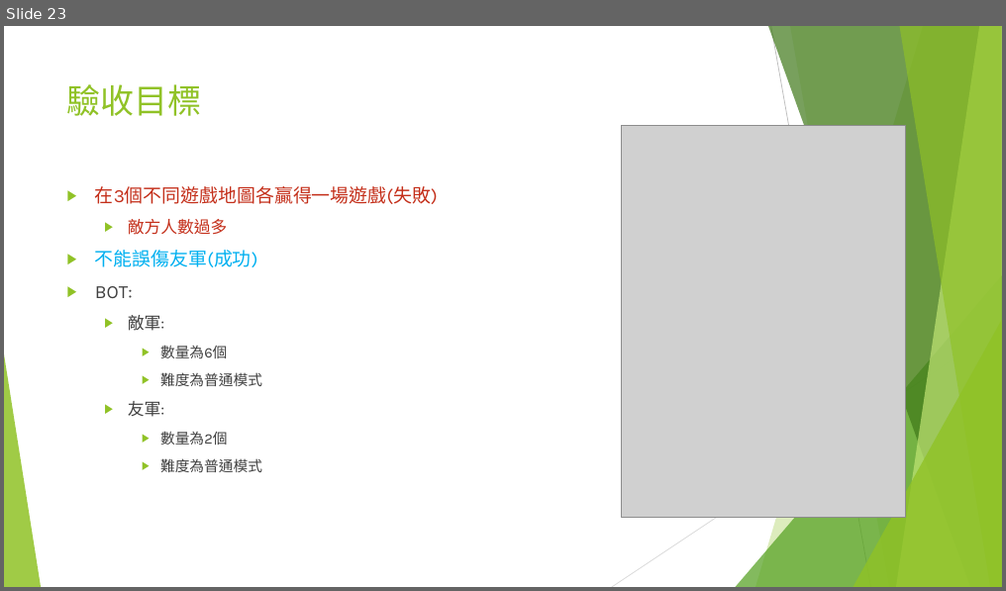
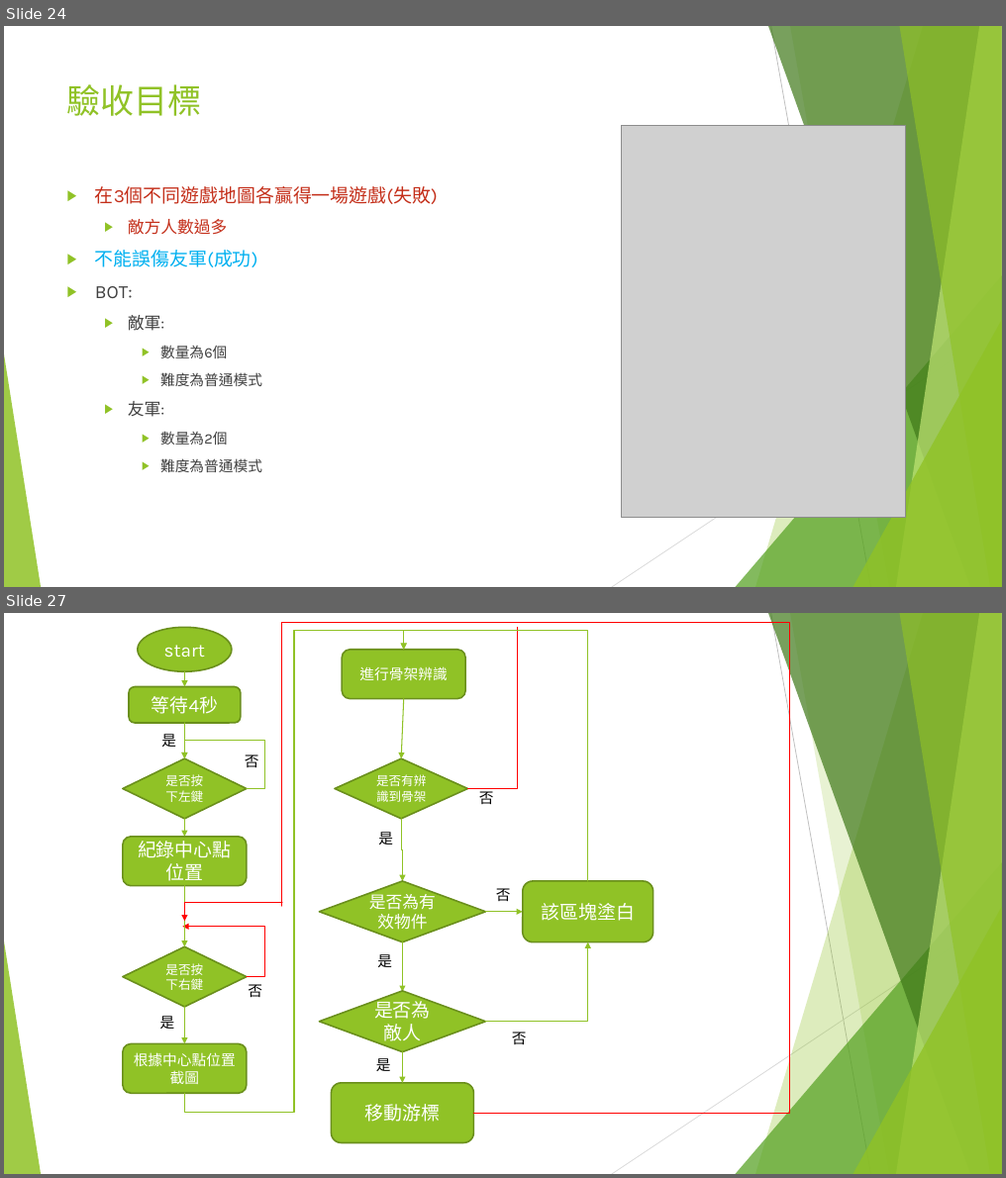
Before and after one commit to jackxj059/111Mlearn-cheatbot, a slide deck: document/finalProject.pptx. Shown one above the other, each under a label of ours: slide 23 before the commit, slides 24 and 27 after it; the slides between them are not shown. The pictures are 1006x591 and 1006x1178 pixels, drawn with LibreOffice and Linux fonts; fonts in the diff are those of the drawing; grey boxes stand for pictures. Boxes give left, top, right and bottom in pixels: in the first picture for what was removed or moved away, otherwise in the second. Text is boxed around its words. In the diff, an @@ line names an element or a change of style, - is before the commit and + after.

```diff
--- a/document/finalProject.pptx
+++ b/document/finalProject.pptx
@@ slide 27 added at <box>4,613,1002,1174</box>, background #FFFFFF; not listed: 10 template elements that a slide beside it also shows @@
@@ group added at <box>123,623,790,1143</box>: 10 texts, 9 arrows, 7 elbow arrows, 6 rounded rectangles, 5 diamonds, 2 elbow lines, 1 ellipse, 1 line @@
+start
+是否按下左鍵
+紀錄中心點位置
+等待4秒
+根據中心點位置截圖
+是否按下右鍵
+進行骨架辨識
+是否有辨識到骨架
+是否為有效物件
+是否為敵人
+移動游標
+該區塊塗白
+是
+否
+是
+否
+否
+是
+是
+是
+否
+否
@@ what was slide 23 is now slide 24 @@
```
Also in this commit, not shown: 3 other slides added.
